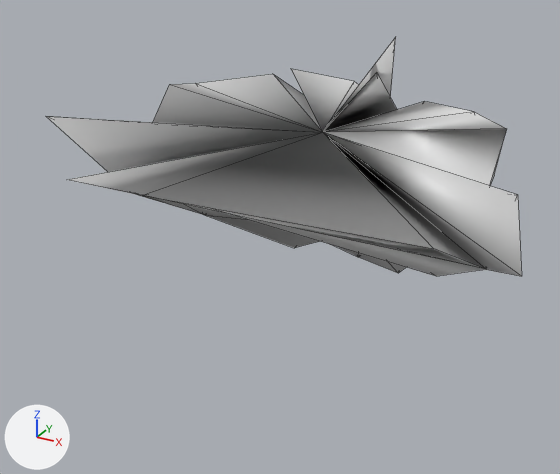
Before and after pictures for a commit that changed the OBJ model src/main/resources/assets/kn8/meshes/kaiju_no2/jaw.obj.
One viewpoint serves both versions: a camera (50 mm lens) standing at (0.714, -0.106, 8.437) and looking at (-0.131, 1.43, 7.668). Lighting does not change. The marker at lower left points along +X, +Y and +Z. The first picture is the older version. Mesh edges are drawn as thin lines. Where no turn or scale is listed for an object, it has been applied to the vertices. Vertices at exactly the same position are counted once.

Names of what the first picture shows: 'jaw'.
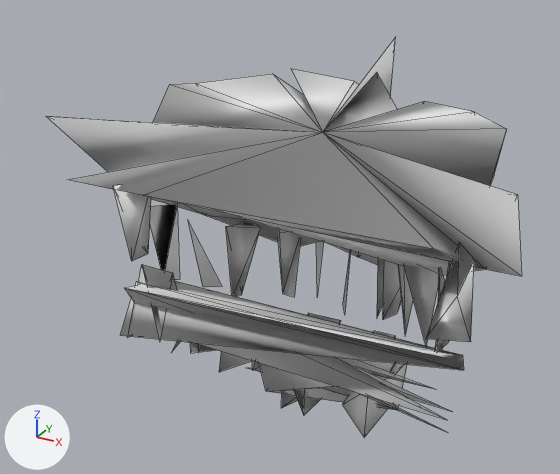
The change, as a diff of the scene's bpy script:
```diff
--- a/src/main/resources/assets/kn8/meshes/kaiju_no2/jaw.obj.py
+++ b/src/main/resources/assets/kn8/meshes/kaiju_no2/jaw.obj.py
@@ me_jaw @@
 # used by ob_jaw; location = (0.0, 0.0, 0.0)
-me_jaw.from_pydata(...)  # 61 vertices, 118 faces; spans x -0.545..0.505, y 1.113..1.838, z 7.476..8.129
+me_jaw.from_pydata(...)  # 205 vertices, 295 faces; spans x -0.545..0.505, y 1.113..1.838, z 7.144..8.129
+# me_jaw part 1
+# 4 faces are deleted
+# 144 vertices are added at x -0.397..0.42, y 1.119..1.707, z 7.144..7.858
+# 181 new faces join them
```

Boxes [x1, y1, x2, y2] around the edits, measured in the pictures (560 x 474 px):
'jaw', reshaped (67% taller)
    before: [46, 37, 522, 276]
    after: [46, 37, 522, 437]
part 1 of me_jaw, built on
    before: [273, 73, 507, 186]
    after: [113, 73, 507, 437]
